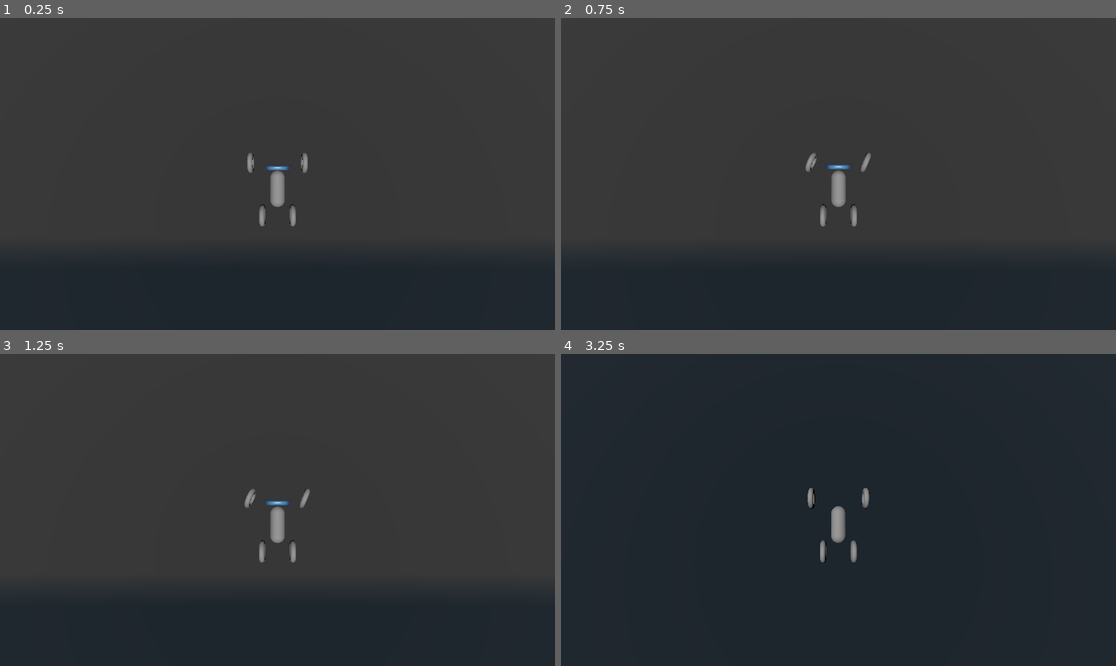
Above: before the commit, frames 1-4 (two rows, left to right).
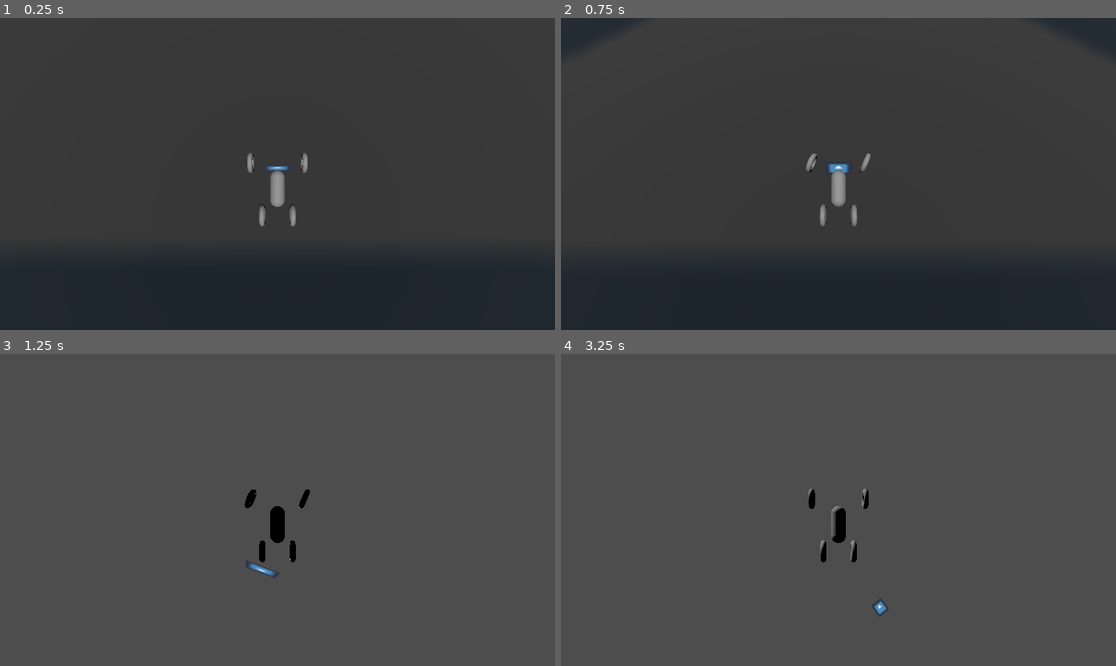
Above: after the commit, the same moments.

Repository: Flying-Hammer754/piratejam16
Game: Godot game, scene res://test_web_export.tscn
The game is run twice, just before and just after one commit, with the same random seed, the same clock (stepped at 60 frames per second) and the same inputs. The engine's default icon, where the game draws it, is replaced by a stand-in: a white triangle on a blue panel in a dark square.
Inputs:
- Up to frame 1 (0.25 s): no input
- Up to frame 2 (0.75 s): tap Enter at 0.5 s; hold D (player_move_right) from 0.53 s (still down); hold F (player_fall_over) from 0.53 s (still down)
- Up to frame 3 (1.25 s): keep holding D (player_move_right); keep holding F (player_fall_over); tap Space (player_jump) at 0.77, 0.8, 1.07 s
- Up to frame 4 (3.25 s): release D (player_move_right) at 1.28 s; release F (player_fall_over) at 1.28 s; hold S (player_move_backwards) 1.28-2.03 s; tap Space (player_jump) at 1.35, 1.52, 1.82, 2.3, 3.02 s; tap F (player_fall_over) at 1.55, 2.85 s; hold D (player_move_right) 2.03-2.78 s; hold F (player_fall_over) 2.03-2.78 s; hold W (player_move_forward) from 2.78 s (still down)

Frame 1 is identical in both runs. In frame 2, 0.1% of the frame differs, in the area x 44-56%, y 43-67%; in frame 3, 29%; in frame 4, 100%, in the area x 0-100%, y 0-100%.

Commit message:
Cleaned up the code a little

Diff:
--- a/player.gd
+++ b/player.gd
@@ -3,11 +3,12 @@
 @export var speed: float = 18.0
 @export var airspeed: float = 10.0
 @export var jump_strength: float = 150
-@export var start_of_ragdoll: float = 0.08
 @export var max_velocity: float = 36
 @export var ground: Node3D
 
-var ragdoll_time: float = 0.0
+@onready var ragdoll_time: float = 0.0
+
+const player_common = preload("res://player_common.gd")
 
 # Called when the node enters the scene tree for the first time.
 func _ready() -> void:
@@ -17,26 +18,6 @@
 func _process(delta: float) -> void:
 	pass
 
-func handle_ragdoll() -> void:
-	if Vector2(rotation.x, rotation.z).distance_squared_to(Vector2.ZERO) < start_of_ragdoll:
-		ragdoll_time = 0.0
-	else:
-		ragdoll_time += get_process_delta_time()
-		print("R", Vector2(rotation.x, rotation.z).distance_squared_to(Vector2.ZERO))
-		if ragdoll_time > 4:
-			axis_lock_linear_x = true
-			axis_lock_linear_y = true
-			axis_lock_linear_z = true
-			rotation.x = 0.0 #rotation.move_toward(Vector3(0.0, 0.0, 0.0), delta * (rotation.distance_squared_to(Vector3(0.0, 0.0, 0.0)) + 1.0))
-			rotation.z = 0.0
-			position.y += 0.5
-			angular_velocity = Vector3(0.0, 0.0, 0.0)
-			print(rotation_degrees)
-			axis_lock_linear_x = false
-			axis_lock_linear_y = false
-			axis_lock_linear_z = false
-			ragdoll_time = 0
-
 func _physics_process(delta: float) -> void:
 	var input_direction: Vector2 = Input.get_vector(
 			"player_move_left", "player_move_right",
@@ -45,10 +26,8 @@
 	var movement_direction: Vector3 = Vector3(input_direction.x, 0.0, input_direction.y).normalized()
 	if get_colliding_bodies().has(ground):
 		movement_direction *= speed
-		# This was supposed to be for the player character to get up after being knocked down
-		# but, no matter what i try it doesn't work, so i got rid of it and locked the rotation on the player.
 
-		handle_ragdoll()
+		ragdoll_time = player_common.handle_ragdoll(delta, ragdoll_time, self)
 	else:
 		movement_direction *= airspeed
 
--- /dev/null
+++ b/player_common.gd
@@ -0,0 +1,22 @@
+const start_of_ragdoll: float = 0.08
+
+static func handle_ragdoll(delta: float, ragdoll_time: float, out: RigidBody3D) -> float:
+	if Vector2(out.rotation.x, out.rotation.z).distance_squared_to(Vector2.ZERO) < start_of_ragdoll:
+		return 0.0
+	else:
+		ragdoll_time += delta
+		#print("R", Vector2(rotation.x, rotation.z).distance_squared_to(Vector2.ZERO))
+		if ragdoll_time > 4:
+			#axis_lock_linear_x = true
+			#axis_lock_linear_y = true
+			#axis_lock_linear_z = true
+			out.rotation.x = 0.0 #rotation.move_toward(Vector3(0.0, 0.0, 0.0), delta * (rotation.distance_squared_to(Vector3(0.0, 0.0, 0.0)) + 1.0))
+			out.rotation.z = 0.0
+			out.position.y += 0.5
+			out.angular_velocity = Vector3(0.0, 0.0, 0.0)
+			#axis_lock_linear_x = false
+			#axis_lock_linear_y = false
+			#axis_lock_linear_z = false
+			return 0.0
+		else:
+			return ragdoll_time
--- a/player_vehicle.gd
+++ b/player_vehicle.gd
@@ -1,14 +1,21 @@
 extends VehicleBody3D
 
 @export var speed: float = 15
-@export var acceleration: float = 0.2
-@export var brake_speed: float = 0.2
+#@export var acceleration: float = 0.2
+#@export var brake_speed: float = 0.2
 @export var brake_force: float = 100
-@export var steer_speed: float = 0.2
+
+# the 0.4 value was taken from https://github.com/godotengine/godot-demo-projects/blob/4.2-31d1c0c/3d/truck_town/vehicles/vehicle.gd
+@export var steer_speed: float = 0.4
+
+@onready var ragdoll_time: float = 0.0
+
+const player_common = preload("res://player_common.gd")
 
 # Called when the node enters the scene tree for the first time.
 func _ready() -> void:
-	set_center_of_mass(Vector3.ZERO)
+	pass
+	#set_center_of_mass(Vector3.ZERO)
 
 
 # Called every frame. 'delta' is the elapsed time since the previous frame.
@@ -17,8 +24,8 @@
 
 func _physics_process(delta: float) -> void:
 	# steering is in radians
-	# the 0.4 value was taken from https://github.com/godotengine/godot-demo-projects/blob/4.2-31d1c0c/3d/truck_town/vehicles/vehicle.gd
-	steering = Input.get_axis("player_move_right", "player_move_left") * 0.4
+
+	steering = Input.get_axis("player_move_right", "player_move_left") * steer_speed
 	#if steering > Input.get_axis("player_move_right", "player_move_left") * PI - 0.2:
 		#steering = Input.get_axis("player_move_right", "player_move_left") * PI
 	#else: if steering < Input.get_axis("player_move_right", "player_move_left") * PI / 10:
@@ -29,10 +36,20 @@
 	#else: if engine_force < speed / 10:
 		#engine_force = 0
 	if Input.is_action_pressed("player_jump"):
-		brake = lerp(brake, brake_force, brake_speed)
+		brake = brake_force
+		if linear_velocity.distance_squared_to(Vector3.ZERO) < 0.08:
+			angular_velocity = Vector3.ZERO
+		else:
+			# For some reason, the car goes in the opposite direction in a drift without the following line of code
+			angular_velocity.x = -angular_velocity.x
 		#if brake > brake_force - brake_force / 8:
 			#brake = brake_force
 	else:
 		brake = 0.0
 		#if brake < brake_force / 10:
 			#brake = 0
+
+	if Input.is_action_pressed("player_fall_over"):
+		angular_velocity.x += 1
+
+	ragdoll_time = player_common.handle_ragdoll(delta, ragdoll_time, self)
--- a/test_web_export.tscn
+++ b/test_web_export.tscn
@@ -33,10 +33,5 @@
 transform = Transform3D(1, 0, 0, 0, 0.258819, 0.965926, 0, -0.965926, 0.258819, 0, 0, 0)
 
 [node name="VehicleBody3D" parent="." instance=ExtResource("2_yf4kf")]
-mass = 24000.0
+mass = 1.0
 center_of_mass_mode = 1
-speed = 768000.0
-acceleration = 1.0
-brake_speed = 1.0
-brake_force = 200.0
-steer_speed = 1.0
